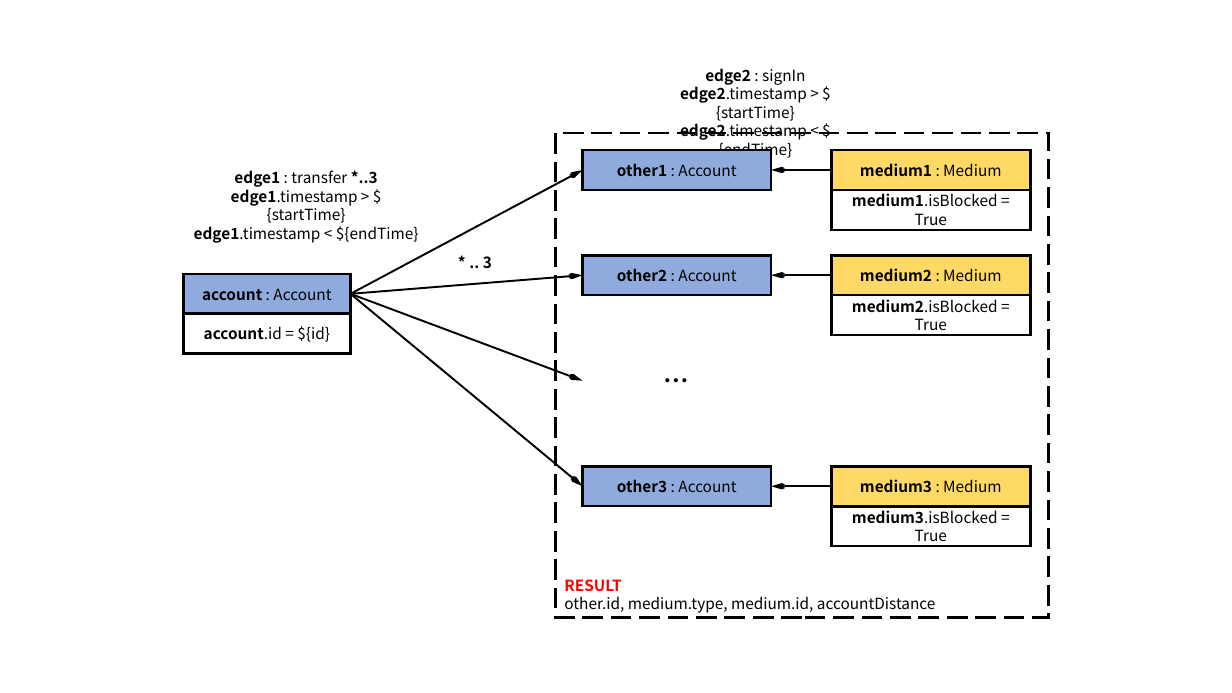
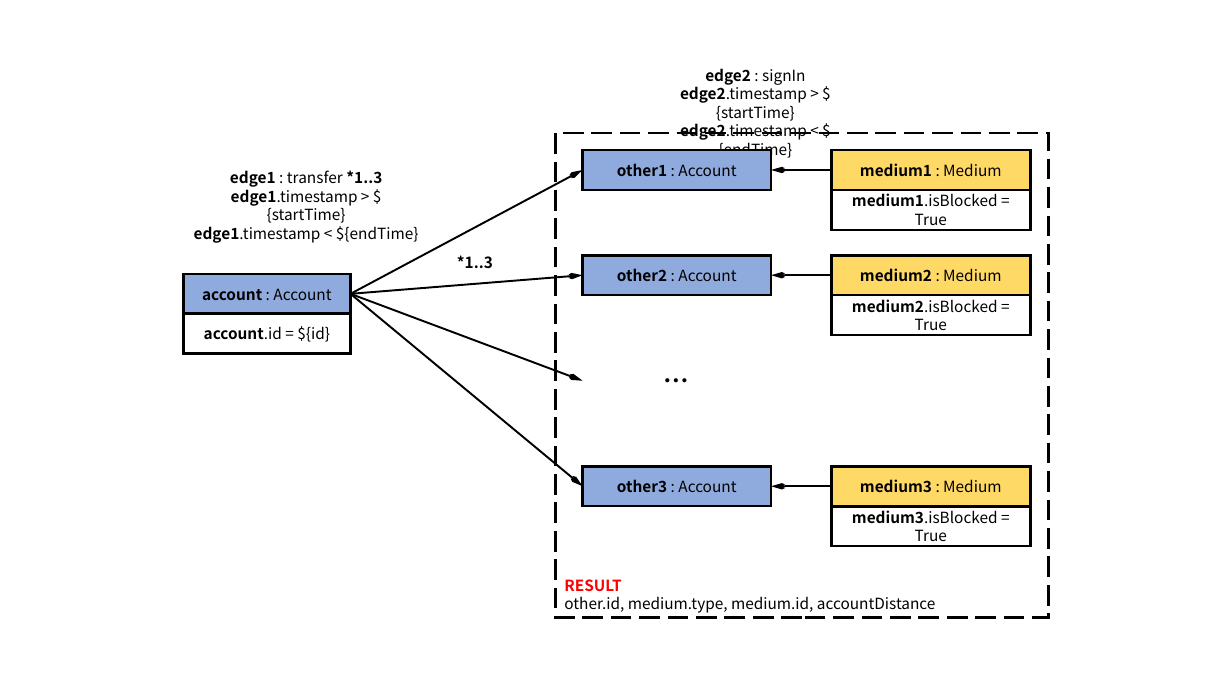
Before and after one commit to ldbc/ldbc_finbench_docs, a slide deck: slide 1 of patterns/transaction-complex-read.pptx. Drawn at 1232x693 pixels with LibreOffice and Linux fonts; fonts in the diff are those of the drawing. Boxes give left, top, right and bottom in pixels: in the first picture for what was removed or moved away, otherwise in the second. Text is boxed around its words. In the diff, an @@ line names an element or a change of style, - is before the commit and + after.

```diff
--- a/patterns/transaction-complex-read.pptx
+++ b/patterns/transaction-complex-read.pptx
@@ text at [230,170,382,187]: text changed @@
-edge1 : transfer *..3
+edge1 : transfer *1..3
@@ text at [457,255,493,268]: text changed @@
-* .. 3
+*1..3
```
Also in this commit, not shown: 1 other slide changed, 8 other files.
